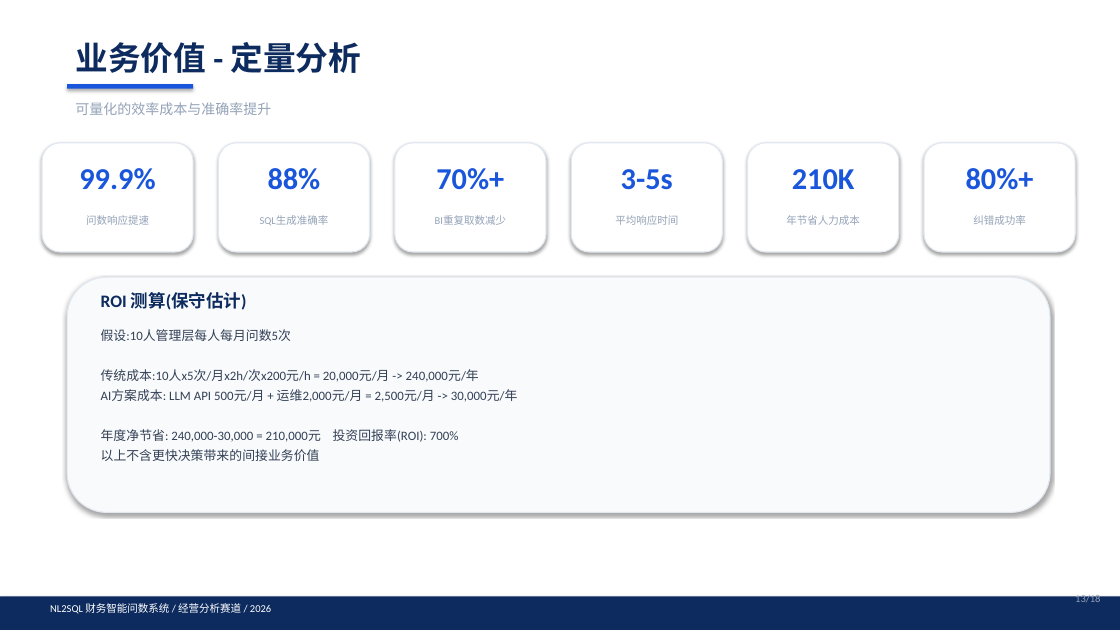
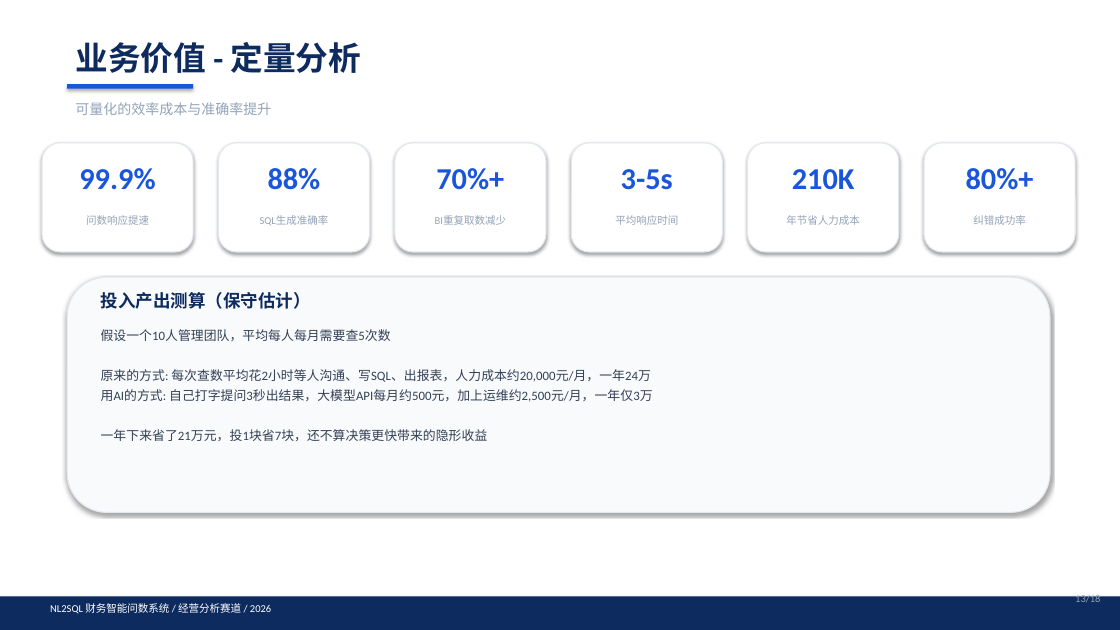
Before and after one commit to Jared-Nathan-Su/nlwsql-finance, a slide deck: slide 13 of docs/NL2SQL_答辩PPT.pptx. Drawn at 1120x630 pixels with LibreOffice and Linux fonts; fonts in the diff are those of the drawing. Boxes give left, top, right and bottom in pixels: in the first picture for what was removed or moved away, otherwise in the second. Text is boxed around its words. In the diff, an @@ line names an element or a change of style, - is before the commit and + after.

```diff
--- a/docs/NL2SQL_答辩PPT.pptx
+++ b/docs/NL2SQL_答辩PPT.pptx
@@ text at <box>101,292,311,309</box>: text changed @@
-ROI 测算(保守估计)
+投入产出测算（保守估计）
@@ text at <box>101,329,652,441</box>: text changed @@
-假设:10人管理层每人每月问数5次
-传统成本:10人x5次/月x2h/次x200元/h = 20,000元/月 -> 240,000元/年
-AI方案成本: LLM API 500元/月 + 运维2,000元/月 = 2,500元/月 -> 30,000元/年
-年度净节省: 240,000-30,000 = 210,000元 投资回报率(ROI): 700%
-以上不含更快决策带来的间接业务价值
+假设一个10人管理团队，平均每人每月需要查5次数
+原来的方式: 每次查数平均花2小时等人沟通、写SQL、出报表，人力成本约20,000元/月，一年24万
+用AI的方式: 自己打字提问3秒出结果，大模型API每月约500元，加上运维约2,500元/月，一年仅3万
+一年下来省了21万元，投1块省7块，还不算决策更快带来的隐形收益
```
Also in this commit, not shown: 3 other slides changed, 1 other file.
